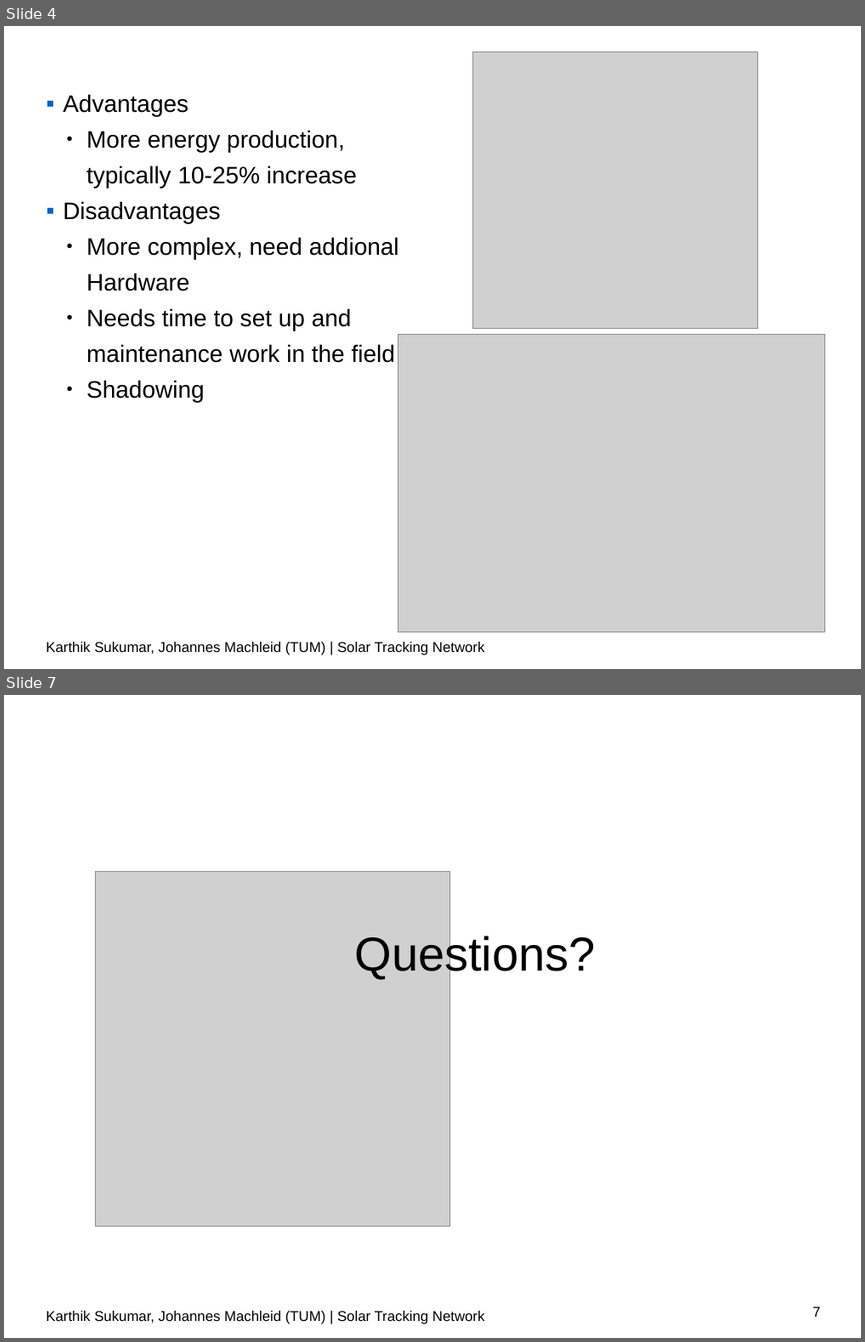
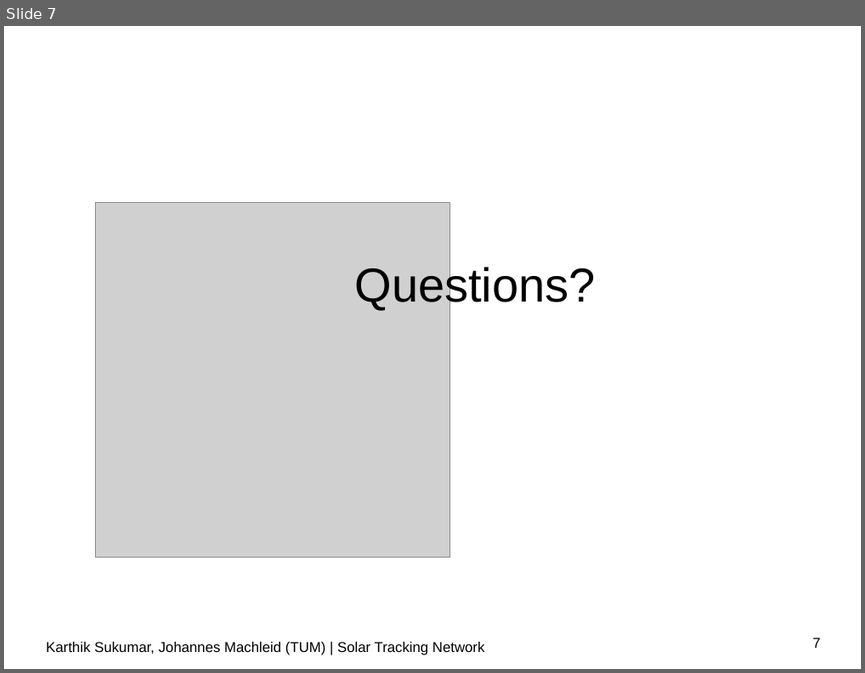
Before and after one commit to karthick1987/SolarPro, a slide deck: kick_off_presentation/wsnlab-ss19-kickoff-group1.pptx. Shown one above the other, each under a label of ours: slides 4 and 7 before the commit, slide 7 after it; the slides between them are not shown. The pictures are 865x1342 and 865x673 pixels, drawn with LibreOffice and Linux fonts; fonts in the diff are those of the drawing; grey boxes stand for pictures; background and template pictures are left out. Boxes give left, top, right and bottom in pixels: in the first picture for what was removed or moved away, otherwise in the second. Text is boxed around its words. In the diff, an @@ line names an element or a change of style, - is before the commit and + after.

Commit message:
more pictures added to slides and need to format the text

```diff
--- a/kick_off_presentation/wsnlab-ss19-kickoff-group1.pptx
+++ b/kick_off_presentation/wsnlab-ss19-kickoff-group1.pptx
@@ slide 4 removed at [4, 26, 861, 669], background #FFFFFF; not listed: 1 template element that a slide beside it also shows @@
@@ picture removed at [472, 52, 758, 329] @@
@@ text removed at [63, 94, 399, 402] @@
-▪ Advantages
-  ● More energy production, typically 10-25% increase
-▪ Disadvantages
-  ● More complex, need addional Hardware
-  ● Needs time to set up and maintenance work in the field
-  ● Shadowing
@@ picture removed at [398, 335, 825, 631] @@
```
Also in this commit, not shown: 3 slides changed, 2 slides added, 1 other slide removed, 1 other file.
